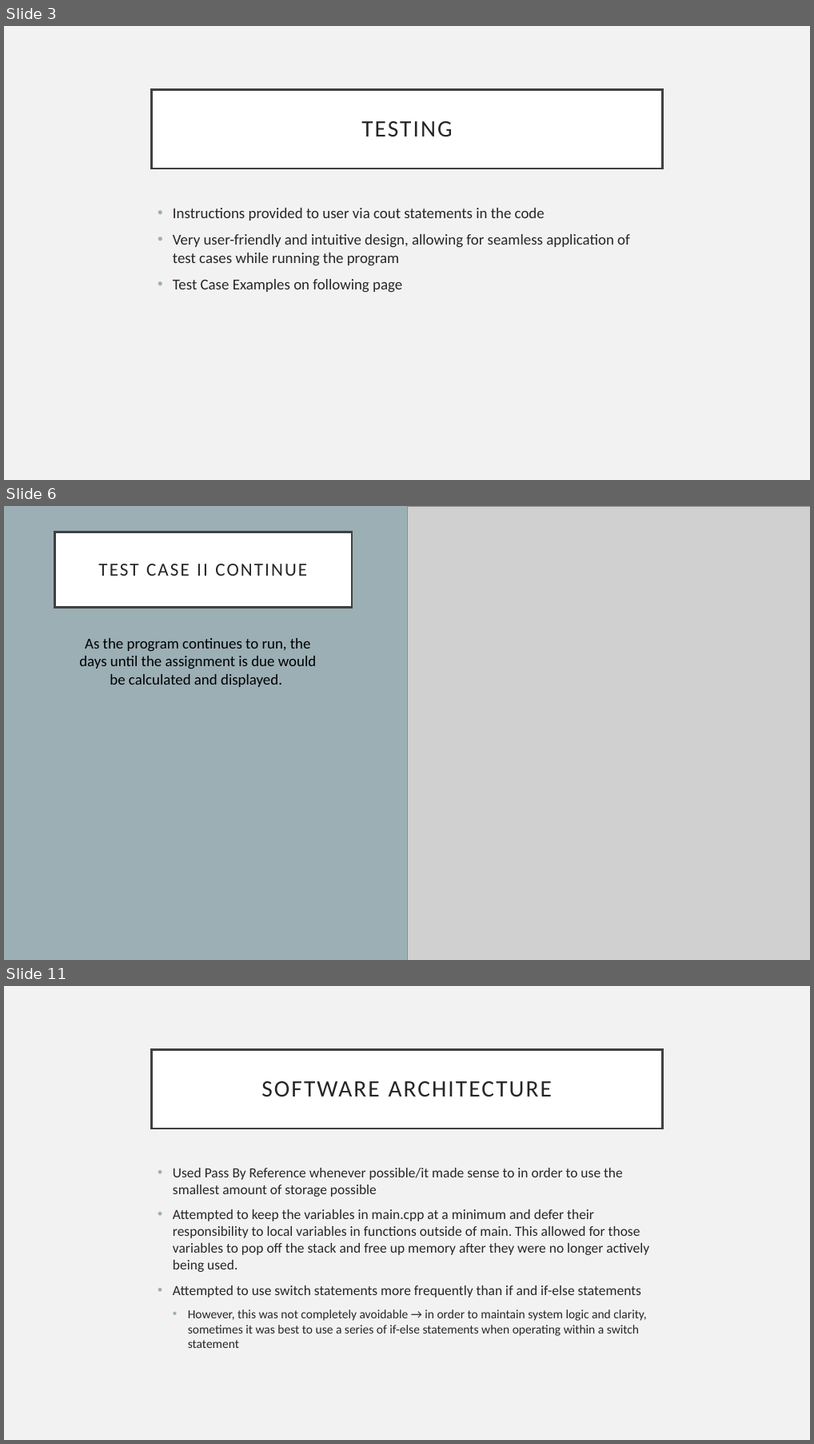
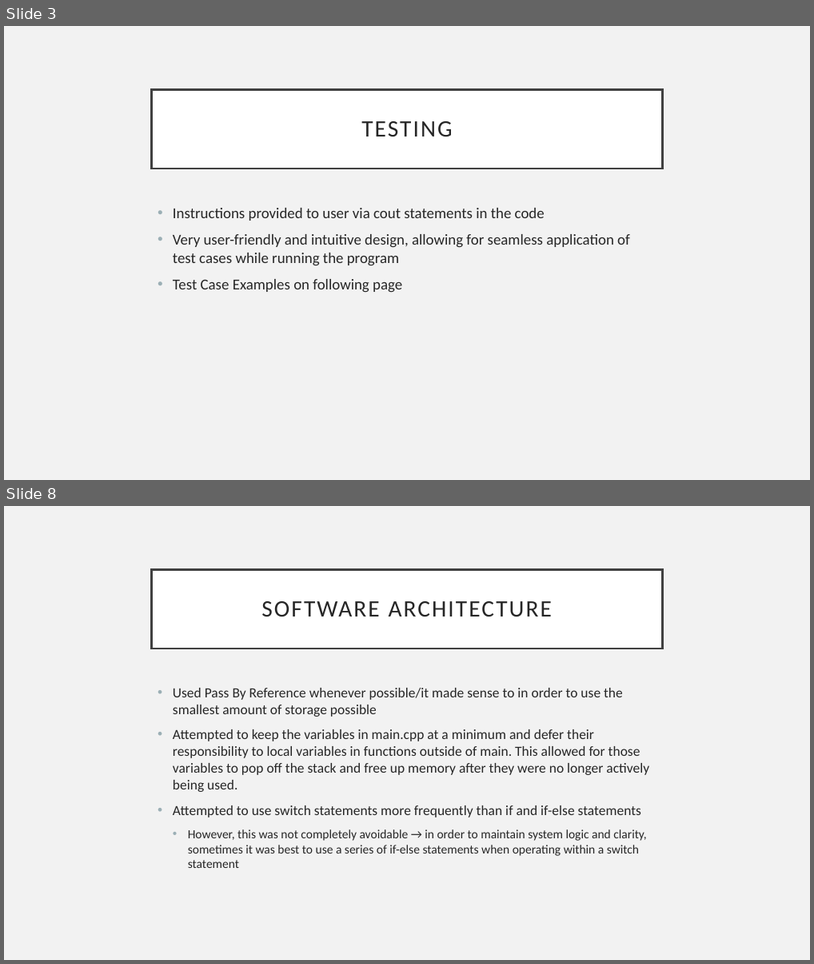
Before and after one commit to kylawilson/EC327FinalProject, a slide deck: doc/ProjectArchitecture.pptx. Shown one above the other, each under a label of ours: slides 3, 6 and 11 before the commit, slides 3 and 8 after it; the slides between them are not shown. The pictures are 814x1444 and 814x964 pixels, drawn with LibreOffice and Linux fonts; fonts in the diff are those of the drawing; grey boxes stand for pictures. Boxes give left, top, right and bottom in pixels: in the first picture for what was removed or moved away, otherwise in the second. Text is boxed around its words. In the diff, an @@ line names an element or a change of style, - is before the commit and + after.

```diff
--- a/doc/ProjectArchitecture.pptx
+++ b/doc/ProjectArchitecture.pptx
@@ slide 6 removed at [4,506,810,960], background #F2F2F2 @@
@@ rectangle removed at [4,506,407,960] @@
@@ picture removed at [407,506,810,960] @@
@@ title removed at [55,532,353,607] @@
-TEST CASE II CONTINUE
@@ text removed at [79,638,316,687] @@
-As the program continues to run, the days until the assignment is due would be calculated and displayed.
@@ what was slide 11 is now slide 8 @@
```
Also in this commit, not shown: 4 slides added, 6 other slides removed.
